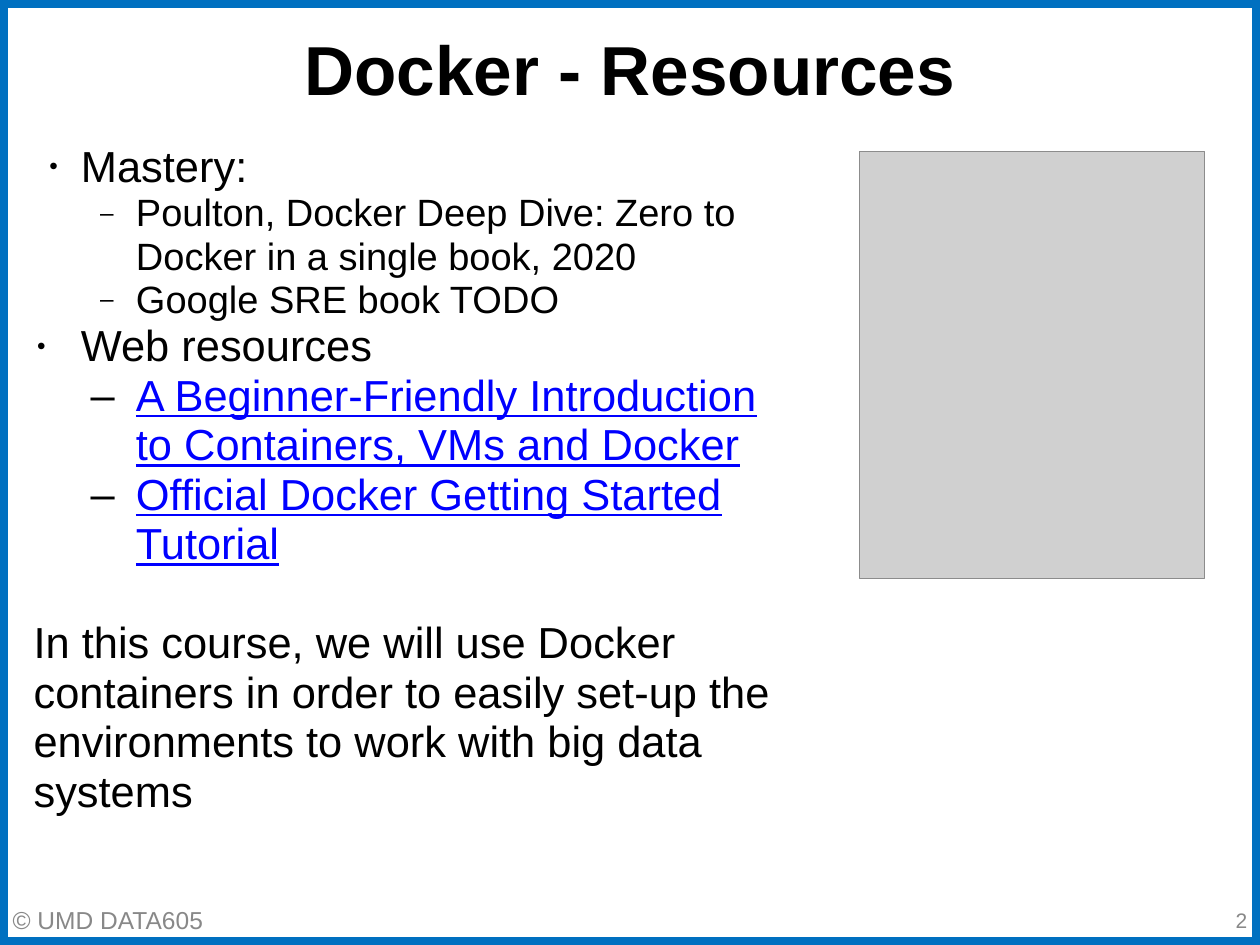
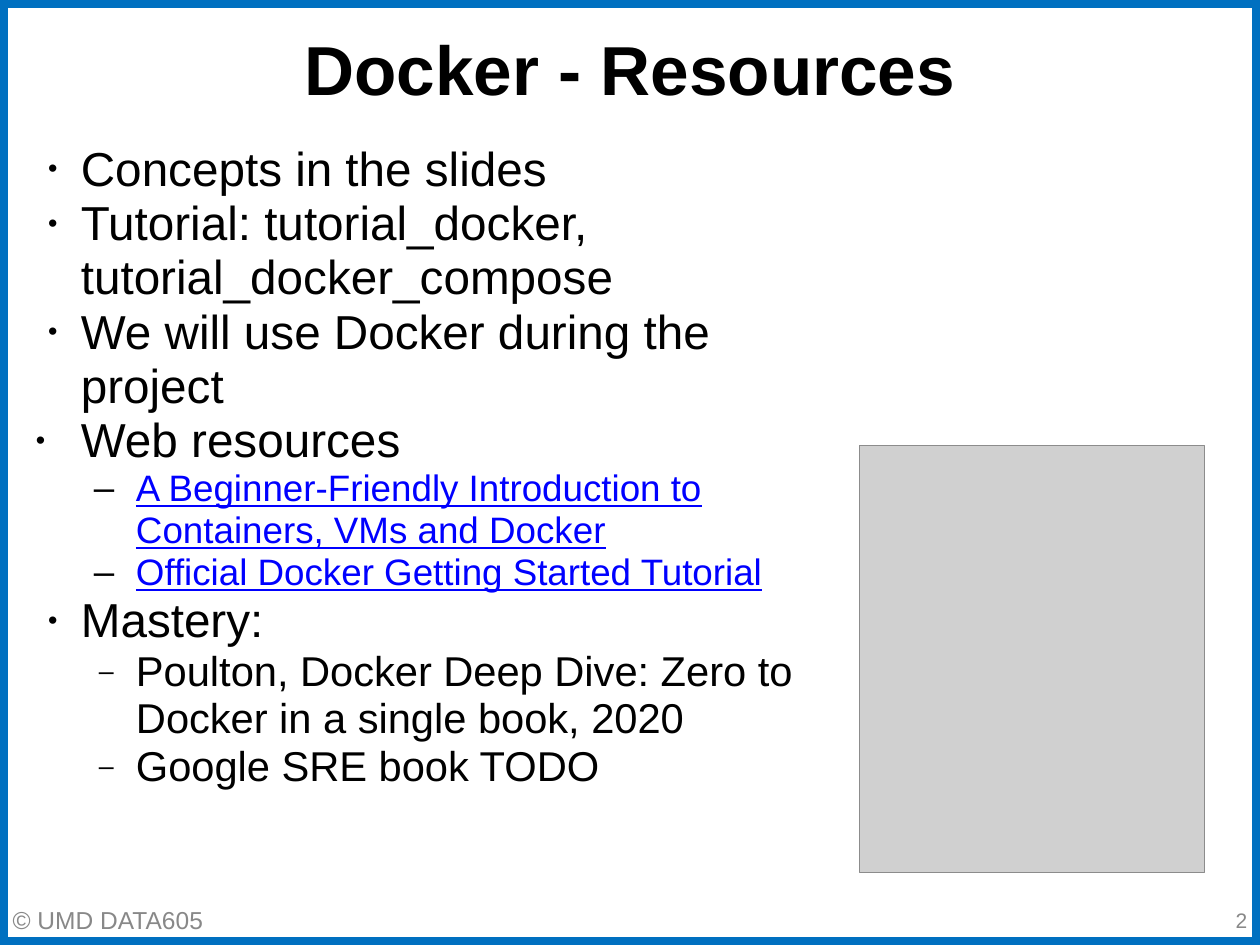
Before and after one commit to gpsaggese/umd_data605, a slide deck: slide 2 of lectures/02.2 - Docker DevOps.pptx. Drawn at 1260x945 pixels with LibreOffice and Linux fonts; fonts in the diff are those of the drawing; grey boxes stand for pictures. Boxes give left, top, right and bottom in pixels: in the first picture for what was removed or moved away, otherwise in the second. Text is boxed around its words. In the diff, an @@ line names an element or a change of style, - is before the commit and + after.

```diff
--- a/lectures/02.2 - Docker DevOps.pptx
+++ b/lectures/02.2 - Docker DevOps.pptx
@@ text at [81,151,762,593]: paragraphs added @@
+• Concepts in the slides
+• Tutorial: tutorial_docker, tutorial_docker_compose
+• We will use Docker during the project
+• Web resources
+  – A Beginner-Friendly Introduction to Containers, VMs and Docker
+  – Official Docker Getting Started Tutorial
@@ text at [34,329,769,815]: paragraphs removed @@
-• Web resources
-  – A Beginner-Friendly Introduction to Containers, VMs and Docker
-  – Official Docker Getting Started Tutorial
-In this course, we will use Docker containers in order to easily set-up the environments to work with big data systems
@@ picture: place and size @@
-picture at [859,151,1205,578]
+picture at [859,446,1205,873]
@@ text at [81,604,793,790]: size 24.8 to 27.2 pt in "Mastery:"; size 21.7 to 23.8 pt in "Poulton, Docker Deep Dive: Zero to Docker ...", "Google SRE book TODO"; indent changed @@
```
Also in this commit, not shown: 20 other slides changed, 2 slides added, 3 slides removed, 3 other files.
